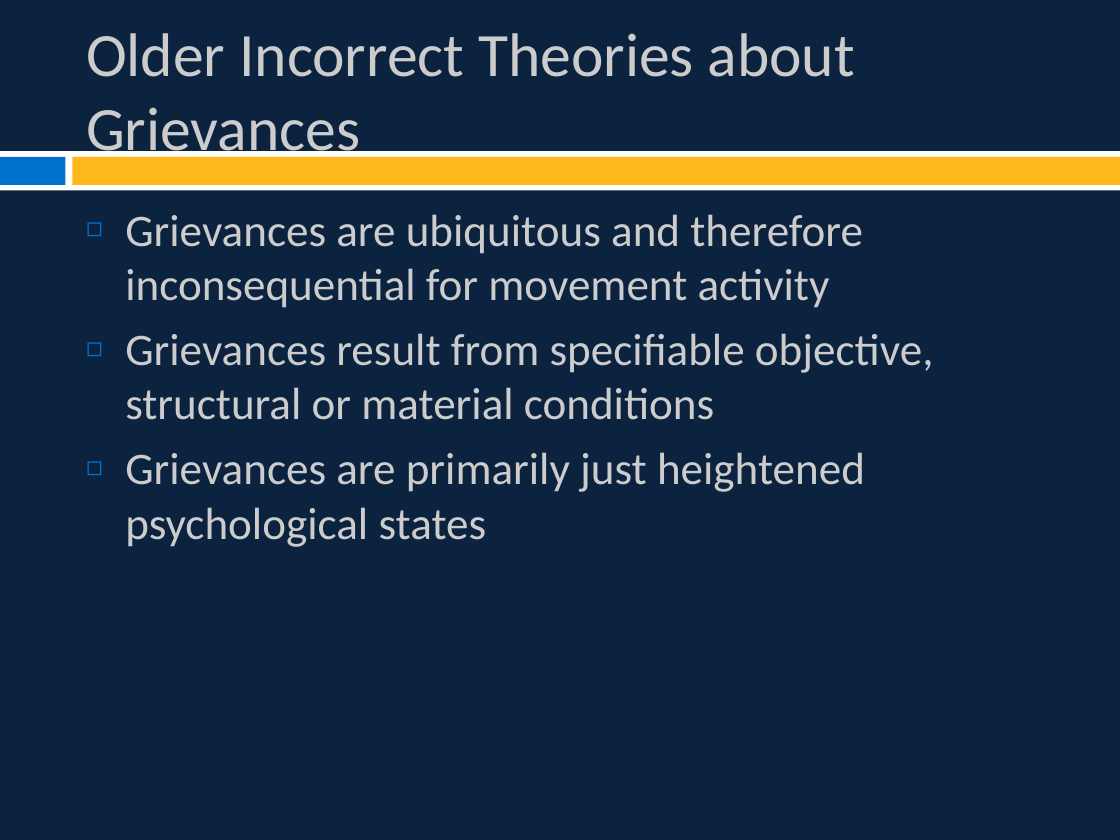
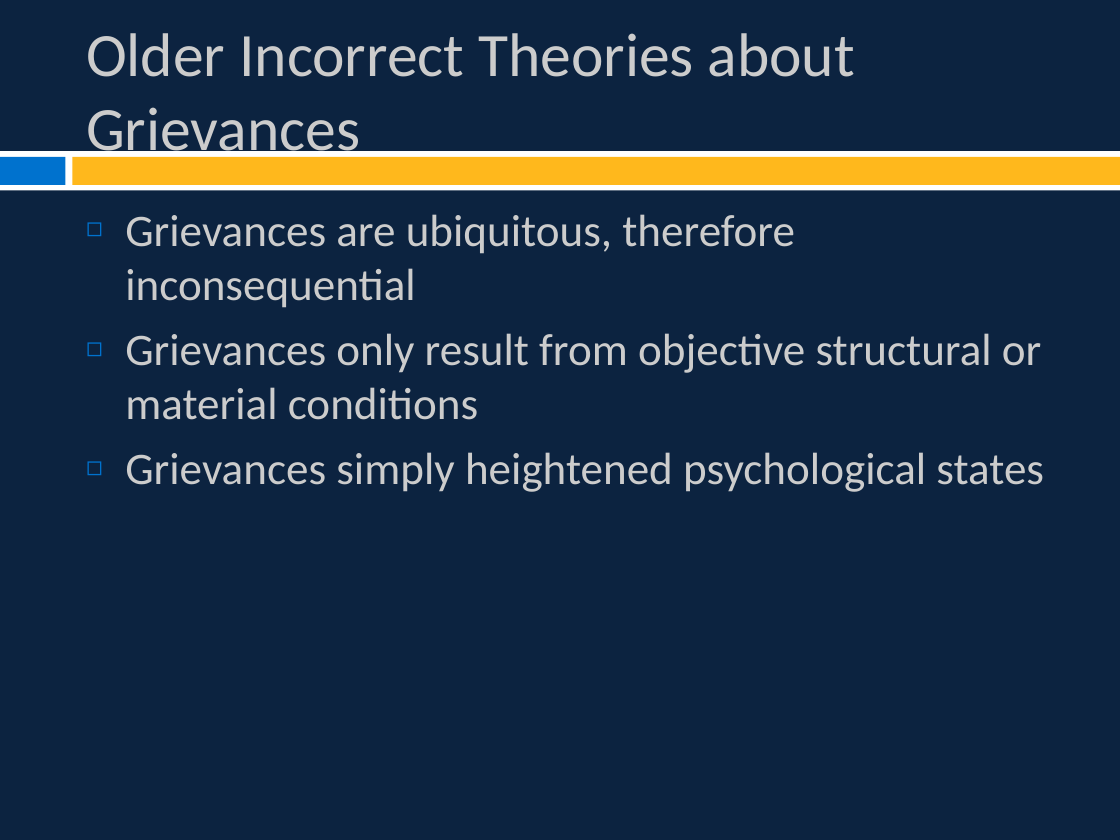
Before and after one commit to burrelvannjr/movements_csuf, a slide deck: slide 5 of ppts/Chapter 2 Slides.pptx. Drawn at 1120x840 pixels with LibreOffice and Linux fonts; fonts in the diff are those of the drawing. Boxes give left, top, right and bottom in pixels: in the first picture for what was removed or moved away, otherwise in the second. Text is boxed around its words. In the diff, an @@ line names an element or a change of style, - is before the commit and + after.

```diff
--- a/ppts/Chapter 2 Slides.pptx
+++ b/ppts/Chapter 2 Slides.pptx
@@ text at (125,214,1044,492): text changed @@
-◻ Grievances are ubiquitous and therefore inconsequential for movement activity
-◻ Grievances result from specifiable objective, structural or material conditions
-◻ Grievances are primarily just heightened psychological states
+◻ Grievances are ubiquitous, therefore inconsequential
+◻ Grievances only result from objective structural or material conditions
+◻ Grievances simply heightened psychological states
```
Also in this commit, not shown: 8 other slides changed, 5 slides added.
